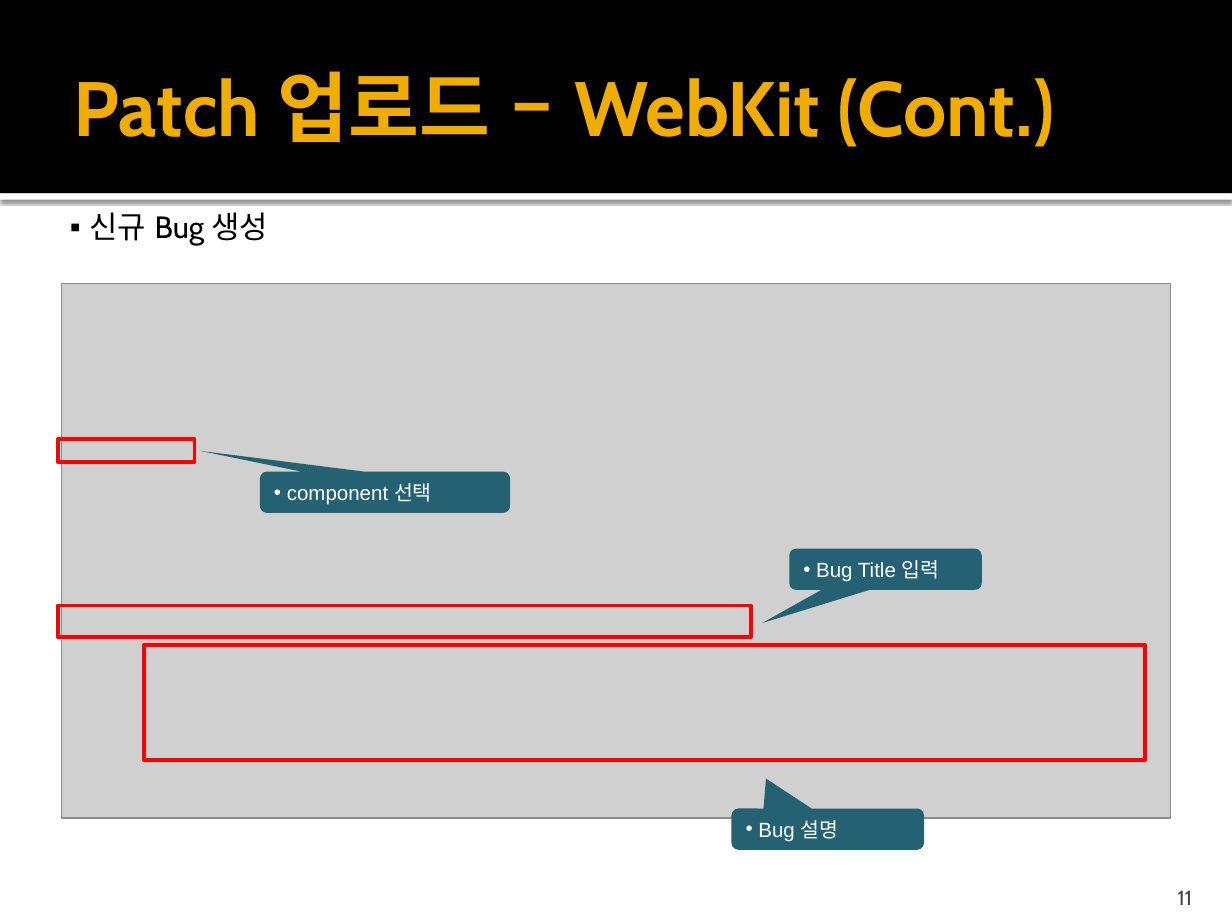
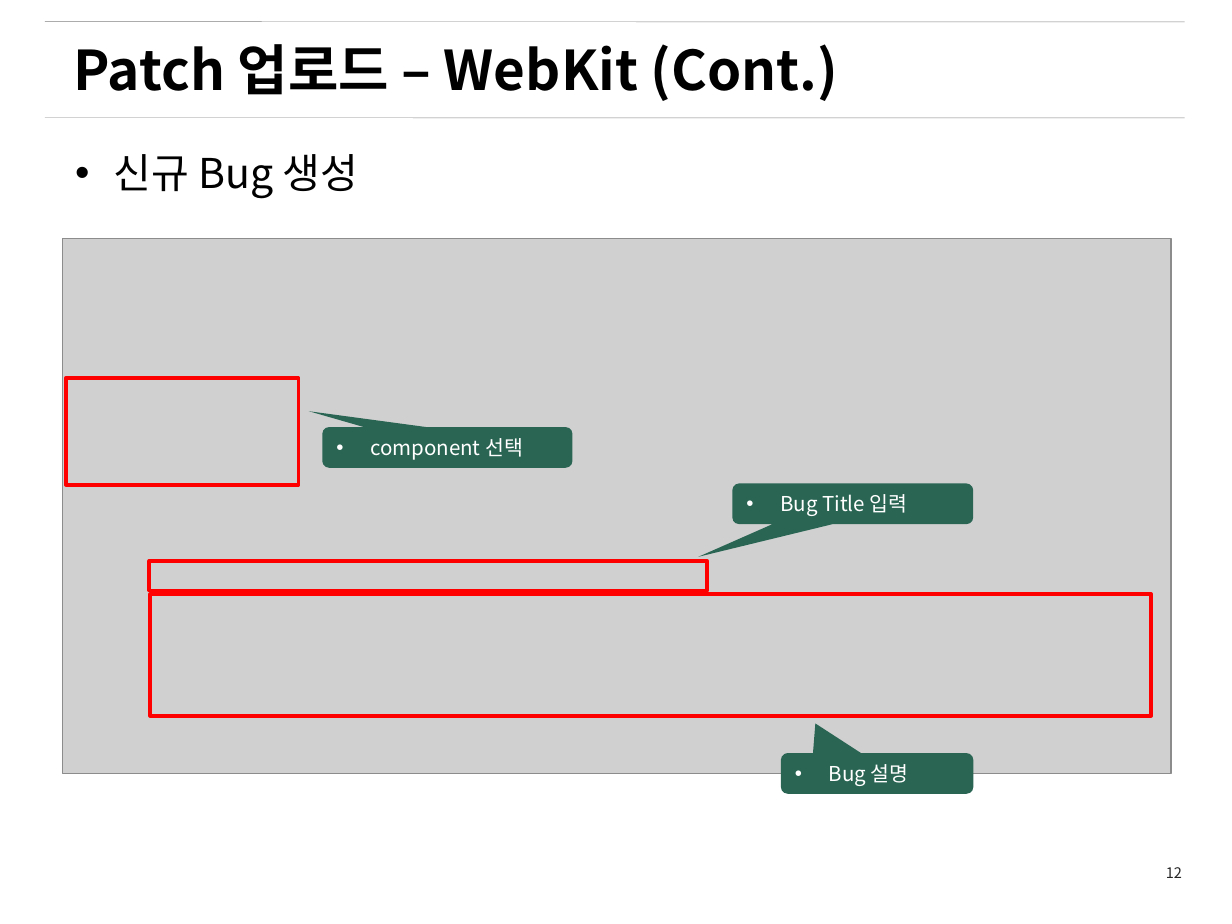
Before and after one commit to Gyuyoung/document, a slide deck: slide 12 of WebKitChromiumContributionProcess.pptx (slide 11 before the commit). Drawn at 1232x924 pixels with LibreOffice and Linux fonts; fonts in the diff are those of the drawing; grey boxes stand for pictures; background and template pictures are left out. Boxes give left, top, right and bottom in pixels: in the first picture for what was removed or moved away, otherwise in the second. Text is boxed around its words. In the diff, an @@ line names an element or a change of style, - is before the commit and + after.

```diff
--- a/WebKitChromiumContributionProcess.pptx
+++ b/WebKitChromiumContributionProcess.pptx
@@ rectangle removed at (x1=0, y1=0, x2=1232, y2=193) @@
@@ line added from (44, 22) to (1185, 22), #808080 0.26 pt @@
@@ text "Patch 업로드 – WebKit (Cont.)" at (x1=74, y1=44, x2=838, y2=101): size 45 to 32 pt, font Cabin to Noto Sans CJK KR, text colour #F0AD00 to #000000 @@
@@ line added from (44, 118) to (1185, 118), #808080 0.26 pt @@
@@ text "신규 Bug 생성" moved from (x1=89, y1=212, x2=268, y2=245) to (x1=113, y1=154, x2=358, y2=199) @@
@@ text "신규 Bug 생성" at (x1=113, y1=154, x2=358, y2=199): size 18 to 24 pt, font Cabin to Noto Sans CJK KR; bullet ▪ to • @@
@@ rectangle removed at (x1=0, y1=193, x2=1232, y2=200) @@
@@ picture moved from (x1=62, y1=283, x2=1170, y2=818) to (x1=63, y1=239, x2=1172, y2=774) @@
@@ rectangle added at (x1=65, y1=378, x2=298, y2=485), outline #FF0000 2.24 pt @@
@@ rectangle removed at (x1=58, y1=439, x2=195, y2=462) @@
@@ rounded speech box "component 선택" moved from (x1=260, y1=472, x2=510, y2=514) to (x1=323, y1=428, x2=573, y2=468) @@
@@ rounded speech box "component 선택" at (x1=323, y1=428, x2=573, y2=468): font Arial to Noto Sans CJK KR; fill #246172 to #2A6553; proportions changed @@
@@ rounded speech box "Bug Title 입력" at (x1=732, y1=483, x2=973, y2=524): font Arial to Noto Sans CJK KR; fill #246172 to #2A6553 @@
@@ rounded speech box "Bug Title 입력" resized from (x1=790, y1=548, x2=982, y2=590) to (x1=732, y1=483, x2=973, y2=524) @@
@@ rectangle at (x1=149, y1=561, x2=707, y2=590): outline #FF0000 2.25 pt to #FF0000 2.24 pt @@
@@ rectangle resized from (x1=58, y1=606, x2=752, y2=638) to (x1=149, y1=561, x2=707, y2=590) @@
@@ rectangle resized from (x1=144, y1=644, x2=1146, y2=760) to (x1=150, y1=594, x2=1151, y2=716) @@
@@ rectangle at (x1=150, y1=594, x2=1151, y2=716): outline #FF0000 2.25 pt to #FF0000 2.24 pt @@
@@ rounded speech box "Bug 설명" moved from (x1=732, y1=808, x2=924, y2=850) to (x1=781, y1=753, x2=973, y2=793) @@
@@ rounded speech box "Bug 설명" at (x1=781, y1=753, x2=973, y2=793): font Arial to Noto Sans CJK KR; fill #246172 to #2A6553 @@
@@ page number added at (x1=1166, y1=867, x2=1182, y2=878), 8.5 pt, text #262626 @@
+12
@@ page number removed at (x1=1178, y1=890, x2=1193, y2=905) @@
-11
```
Also in this commit, not shown: 18 other slides changed, 6 slides added, 1 slide removed.
